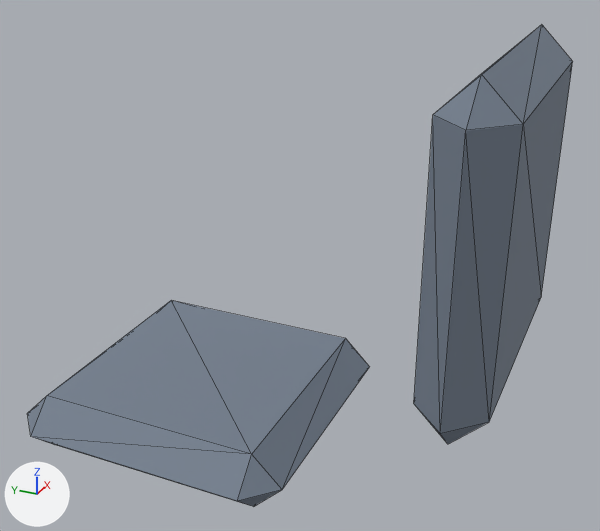
The glTF model mechanical-kit/parts/seat.glb, before and after one commit.
One viewpoint serves both versions: a camera (50 mm lens) standing at (-0.383, 0.133, 0.149) and looking at (0.002, 0.306, -0.043). Lighting does not change. The marker at lower left points along +X, +Y and +Z. The first picture is the older version. Mesh edges are drawn as thin lines.
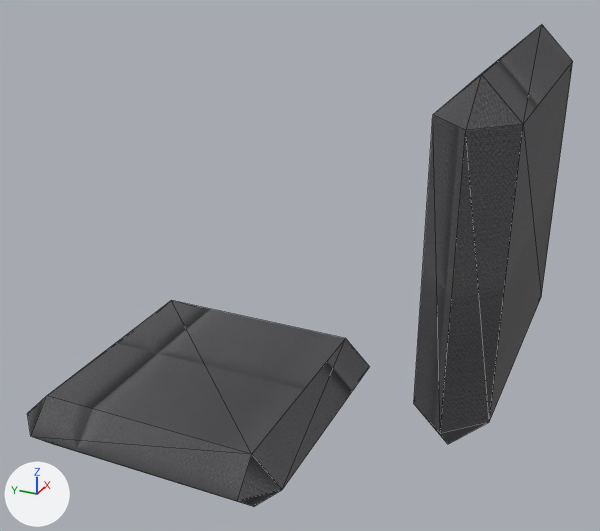
What differs and where, as boxes (x1, y1, x2, y2) in the pictures (600 x 531 px):
```json
{"object": "Cube", "change": "recoloured", "before": [27, 25, 573, 507], "after": [27, 25, 573, 507], "on screen": "greyish blue to grey"}
```

Edits to the scene script, one JSON object a line:
```json
{"op": "add", "block": "img_seat_fabric_albedo", "code": ["img_seat_fabric_albedo = load_image('seat_fabric_albedo', '_unpacked/seat_fabric_albedo', 512, 512, 'sRGB')"]}
{"op": "add", "block": "img_seat_fabric_normal", "code": ["img_seat_fabric_normal = load_image('seat_fabric_normal', '_unpacked/seat_fabric_normal', 512, 512, 'Non-Color')"]}
{"op": "add", "block": "img_seat_fabric_metallic_roughness", "code": ["img_seat_fabric_metallic_roughness = load_image('seat_fabric_metallic_roughness', '_unpacked/seat_fabric_metallic_roughness', 512, 512, 'Non-Color')"]}
{"op": "add", "block": "mat_seat_mat", "code": ["mat_seat_mat = bpy.data.materials.new('seat_mat')", "# uses the picture img_seat_fabric_albedo", "# uses the picture img_seat_fabric_metallic_roughness", "# uses the picture img_seat_fabric_normal"]}
{"block": "me_cube", "where": "me_cube.from_pydata(...)  # 32 vertices, 56 faces; spans x -0.085..0.085, y 0.183..0.455, z -0.157..0.085"}
{"op": "remove", "block": "me_cube", "code": "me_cube.materials.append(mat_seat)  # greyish blue #768190"}
{"op": "add", "block": "me_cube", "code": "me_cube.materials.append(mat_seat_mat)"}
```
